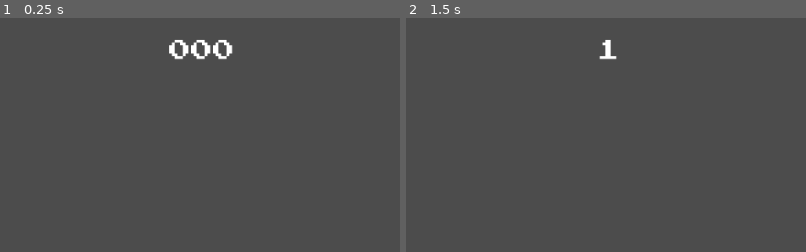
Above: before the commit, frames 1-2 (left to right).
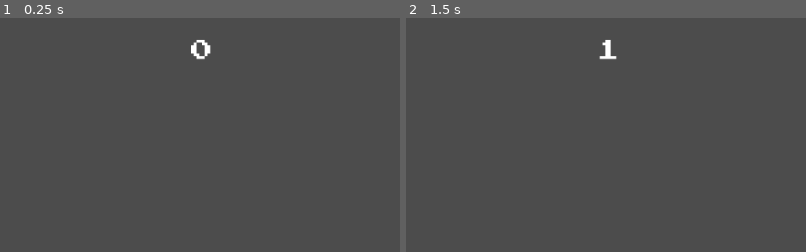
Above: after the commit, the same moments.

Repository: LeonardoBrendo/flappybird3d_gd
Game: Godot game, scene res://HUD.tscn
Two runs of this game, one before a commit and one after it. Both use one fixed random seed, a clock stepped at 60 frames per second and the inputs below. The project has no main scene, so this scene is started directly.
Inputs:
- Up to frame 1 (0.25 s): no input
- Up to frame 2 (1.5 s): tap Enter at 0.5 s; hold Space (voa, bound only after the commit) 0.53-1.28 s; tap Alt (voa, bound only before the commit) at 1.35 s
The pictures show only the part of the screen within x 25-75%, y 0-50%; the shares and areas given below are measured in that part.

The runs differ from the first frame. In frame 1, 0.5% of the frame differs, in the area x 42-59%, y 9-18%; in frame 2, nothing differs.

Commit message:
Main-First Bird

Diff:
--- a/Canos.tscn
+++ b/Canos.tscn
@@ -74,6 +74,7 @@
 
 [node name="deletac" type="Timer" parent="."]
 wait_time = 8.0
+autostart = true
 [connection signal="body_entered" from="Cano1" to="." method="colidiu"]
 [connection signal="body_entered" from="Cano2" to="." method="colidiu"]
 [connection signal="timeout" from="deletac" to="." method="_on_deletac_timeout"]
--- a/HUD.tscn
+++ b/HUD.tscn
@@ -14,7 +14,7 @@
 margin_right = 1024.0
 margin_bottom = 85.0
 custom_fonts/font = SubResource( 1 )
-text = "000"
+text = "0"
 align = 1
 valign = 1
 __meta__ = {
--- a/World.tscn
+++ b/Main.tscn
@@ -1,7 +1,9 @@
-[gd_scene load_steps=5 format=2]
+[gd_scene load_steps=7 format=2]
 
 [ext_resource path="res://Material da Aula/telajogo.jpg" type="Texture" id=1]
 [ext_resource path="res://Canos.tscn" type="PackedScene" id=2]
+[ext_resource path="res://Player.tscn" type="PackedScene" id=3]
+[ext_resource path="res://HUD.tscn" type="PackedScene" id=4]
 
 [sub_resource type="PanoramaSky" id=1]
 panorama = ExtResource( 1 )
@@ -15,7 +17,7 @@
 glow_bloom = 0.4
 glow_blend_mode = 0
 
-[node name="World" type="Spatial"]
+[node name="Main" type="Spatial"]
 
 [node name="WorldEnvironment" type="WorldEnvironment" parent="."]
 environment = SubResource( 2 )
@@ -25,3 +27,13 @@
 
 [node name="Canos2" parent="WorldEnvironment" instance=ExtResource( 2 )]
 transform = Transform( 1, 0, 0, 0, 1, 0, 0, 0, 1, 0, 0, -20 )
+
+[node name="Canos3" parent="WorldEnvironment" instance=ExtResource( 2 )]
+transform = Transform( 1, 0, 0, 0, 1, 0, 0, 0, 1, 0, 0, -30 )
+
+[node name="Player" parent="WorldEnvironment" instance=ExtResource( 3 )]
+
+[node name="HUD" parent="WorldEnvironment" instance=ExtResource( 4 )]
+
+[node name="DirectionalLight" type="DirectionalLight" parent="WorldEnvironment"]
+light_energy = 0.6
--- a/Player.tscn
+++ b/Player.tscn
@@ -21,3 +21,4 @@
 
 [node name="tema" type="AudioStreamPlayer3D" parent="."]
 stream = ExtResource( 2 )
+unit_db = -10.0
--- a/project.godot
+++ b/project.godot
@@ -22,7 +22,7 @@
 
 voa={
 "deadzone": 0.5,
-"events": [ Object(InputEventKey,"resource_local_to_scene":false,"resource_name":"","device":0,"alt":false,"shift":false,"control":false,"meta":false,"command":false,"pressed":false,"scancode":16777240,"unicode":0,"echo":false,"script":null)
+"events": [ Object(InputEventKey,"resource_local_to_scene":false,"resource_name":"","device":0,"alt":false,"shift":false,"control":false,"meta":false,"command":false,"pressed":false,"scancode":32,"unicode":0,"echo":false,"script":null)
  ]
 }
 
Not shown, changed: description.txt
